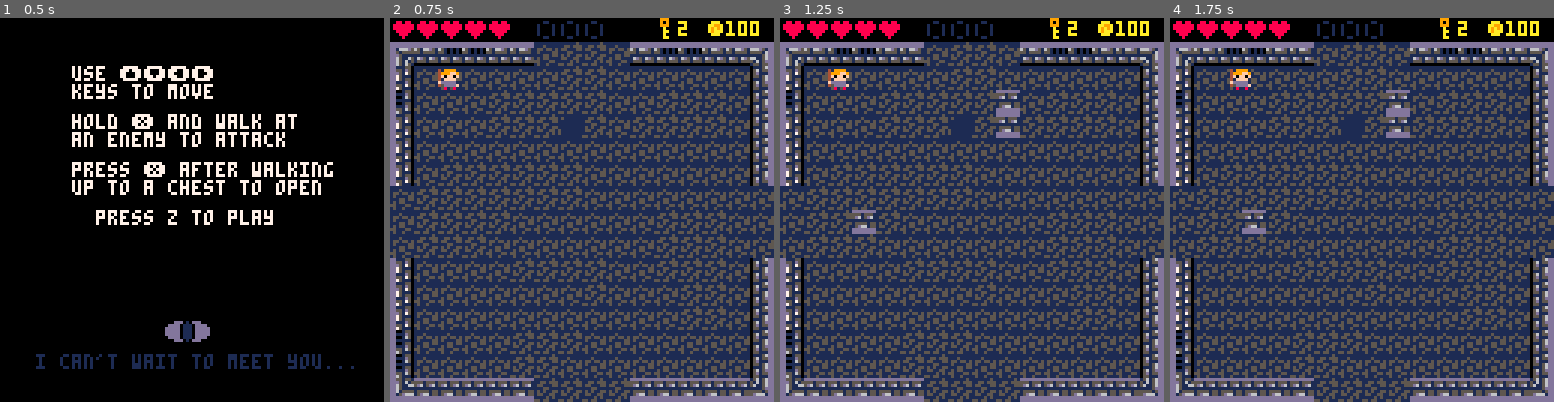
Above: before the commit, frames 1-4 (left to right).
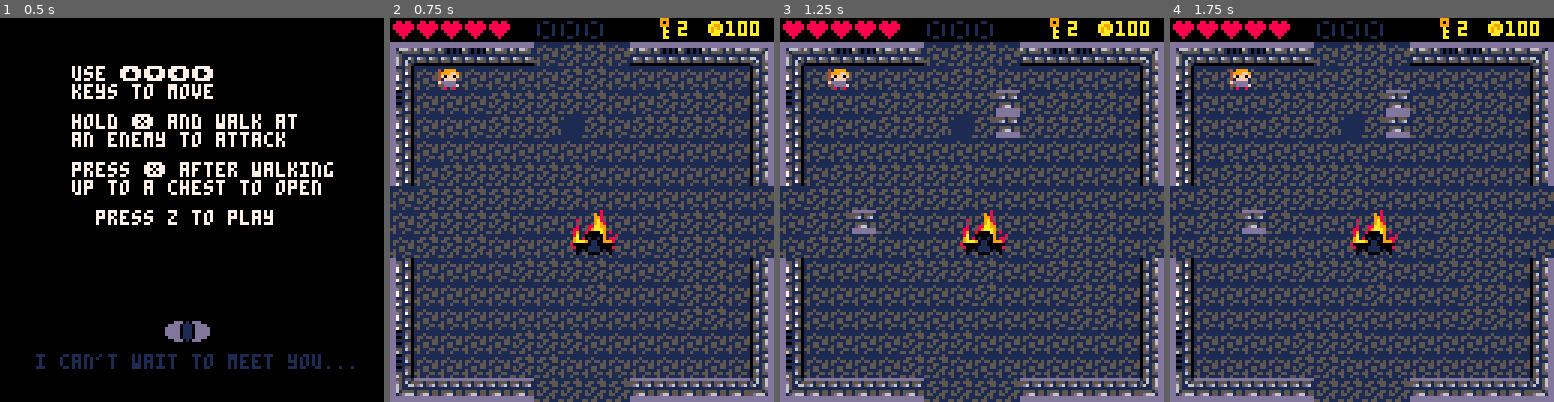
Above: after the commit, the same moments.

Repository: bluewhit/COSC438_final
Game: PICO-8 cartridge nightmare.p8
The game is run twice, just before and just after one commit, with the same random seed, the same clock (stepped at 60 frames per second) and the same inputs.
Inputs:
- Up to frame 1 (0.5 s): tap X (X key) at 0.33 s
- Up to frame 2 (0.75 s): tap O (Z key) at 0.7 s
- Up to frame 3 (1.25 s): tap X (X key) at 1.07 s
- Up to frame 4 (1.75 s): hold Right from 1.6 s (still down); tap O (Z key) at 1.7 s

Frame 1 is identical in both runs. In frame 2, 0.7% of the frame differs, in the area x 46-60%, y 50-62%; in frame 3, 0.7%; in frame 4, 0.7%.

Commit message:
Added moves capability to bosses

Diff:
--- a/nightmare.p8
+++ b/nightmare.p8
@@ -108,7 +108,7 @@
 
 
    --test function to draw boss
-   --draw_boss()
+   draw_boss()
 
    rectfill(0,0,128,7,0)
    spr(21, 128-24, 0)
@@ -625,7 +625,8 @@
 	hp = hp,
 	spawned = false,
 	sprts = {},
-	flp = false
+	flp = false,
+	moves = {}
 
 	}
 
@@ -648,6 +649,10 @@
 	bat = newboss("death bat",5)
 	bat.sprts = {140,142,172,173}
 	bat.sp = 140
+
+	nmre = newboss("the nightmare",7)
+	nmre.sprts = {132}
+	nmre.sp = 132
 
 	mbosses = {clock, grim, fish, bat}
 end
